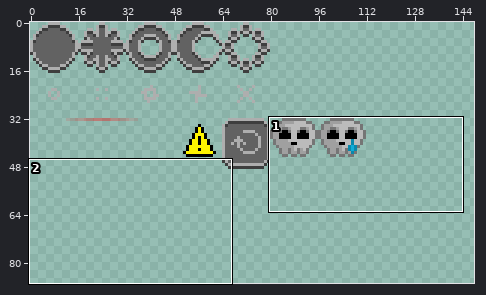
File history of a sprite sheet, res/tiles.png. The picture above shows the old version from afar; the outline marks the close-up.
Close-up. Old version:
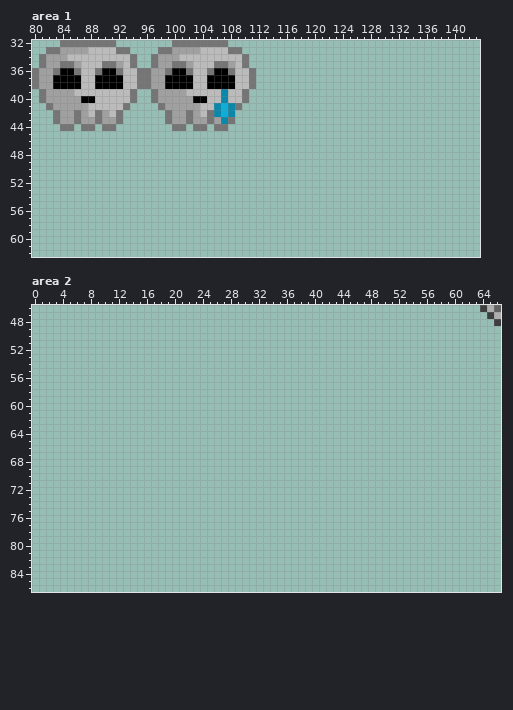
The file is 320x320 pixels. Pixels under 10% opacity are left out. Shown: area 1: x 80..143, y 32..62; area 2: x 0..66, y 46..86. The wide view leaves out empty margins.
New version:
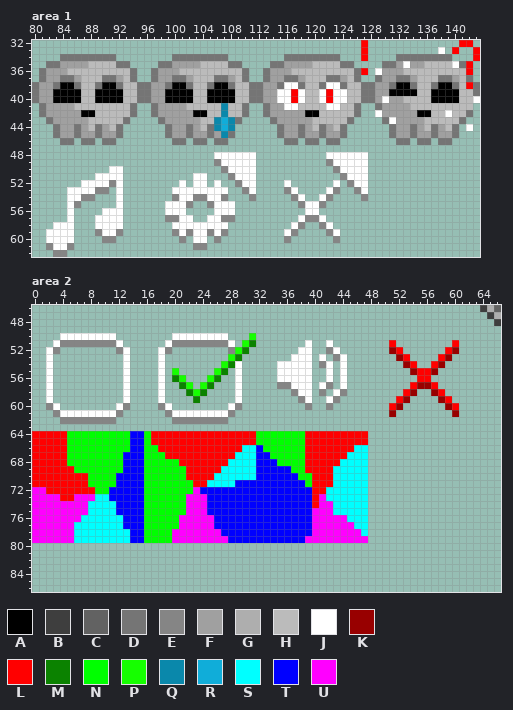
Palette (. is transparent): A #000000  B #3e3e3e  C #626262  D #757575  E #858585  F #a0a0a0  G #aeaeae  H #bbbbbb  J #ffffff  K #980000  L #ff0000  M #0b8200  N #00ff00  P #16ff00  Q #0a88ab  R #10add9  S #00ffff  T #0000ff  U #ff00ff
From old to new:
Area 1:
y 32: x 84..91 DDDDDDDD -> ........; x 100..107 DDDDDDDD -> ........; x 127 . -> L; x 141..142 .. -> LL
y 33: x 82..93 DDFFFFHHHHDD -> ............; x 98..109 DDFFFFHHHHDD -> ............; x 127 . -> L; x 138 . -> J; x 140 . -> L; x 143 . -> L
y 34: x 81..94 DFFFHHHHHHHHHD -> ...DDDDDDDD...; x 97..110 DFFFHHHHHHHHHD -> ...DDDDDDDD...; x 116..123 ........ -> DDDDDDDD; x 127 . -> L; x 132..139 ........ -> DDDDDDDD; x 143 . -> L
y 35: x 81..85 DFFDD -> .DDFF; x 87 H -> F; x 90..94 DDFHD -> HHDD.; x 97..101 DFFDD -> .DDFF; x 103 H -> F; x 106..110 DDFHD -> HHDD.; x 114..125 ............ -> DDFFFFHHHHDD; x 130..142 ............. -> DDFJFFHHHHJDL
y 36: x 80..81 DF -> .D; x 83..86 DAAD -> FFHH; x 89..92 DAAD -> HHHH; x 94..97 HDDF -> D..D; x 99..102 DAAD -> FFHH; x 105..108 DAAD -> HHHH; x 110..111 HD -> D.; x 113..127 ............... -> DFFFHHHHHHHHHDL; x 129..142 .............. -> JFFFHHHHHHHHHL
y 37: x 80..81 DF -> .D; x 83..86 AAAA -> FDDF; x 89..92 AAAA -> HDDF; x 94..97 HDDF -> D..D; x 99..102 AAAA -> FDDF; x 105..108 AAAA -> HDDF; x 110..111 HD -> D.; x 113..126 .............. -> DFFDDFHHHDDFHD; x 129..142 .............. -> DFFDDFHHHDDFHD
y 38: x 83 A -> D; x 86 A -> D; x 89 A -> D; x 92 A -> D; x 99 A -> D; x 102 A -> D; x 105 A -> D; x 108 A -> D; x 112..143 ................................ -> DFFDJJDHHDJJDHHDDFFDAADHHDAADHLD
y 39: x 80..81 .D -> DF; x 83..86 FFFH -> AAAA; x 89..92 HHHH -> AAAA; x 94..97 D..D -> HDDF; x 99..102 FFFH -> AAAA; x 105..108 HHQH -> AAAA; x 110..143 D................................. -> HDDFFJJLJHHJLJJHHDDFFAAAAHHAAAAHHD
y 40: x 80..81 .D -> DF; x 83..92 FFFFAAHHHH -> AAAAHHAAAA; x 94..97 D..D -> HDDF; x 99..108 FFFFAAHHQH -> AAAAHHAAAA; x 110..143 D................................. -> HDDFFJJLJHHJLJJHHDDFJFFHHHHAAAAHHJ
y 41: x 81..82 .D -> DF; x 86..87 FF -> HH; x 93..94 D. -> HD; x 97..98 .D -> DF; x 102..103 FF -> HH; x 106..110 QRQD. -> HQHHD; x 113..126 .............. -> DFFJJHHHHJJHHD; x 129..142 .............. -> DFFFFHHHHHHHHH
y 42: x 81..83 ..D -> DFF; x 86..90 DFHDF -> FAAHH; x 92..94 D.. -> HHD; x 97..99 ..D -> DFF; x 102..110 DFHDQRQ.. -> FAAHHQHHD; x 113..126 .............. -> DFFFFFAAHHHHHD; x 129..142 .............. -> JFFFFFAAHHJHHD
y 43: x 82..83 .D -> DF; x 86 D -> F; x 88..93 FDFFD. -> HHHHHD; x 98..99 .D -> DF; x 102 D -> F; x 104..109 FDFQD. -> HHQRQD; x 114..125 ............ -> DFFFFFHHHHHD; x 130..141 ............ -> DJFFFFHHHHHD
y 44: x 83..92 .DD.DD.DD. -> DFFDFHDFHD; x 99..108 .DD.DD.DD. -> DFFDFHDQRQ; x 115..124 .......... -> DFFDFHDFHD; x 131..140 .......... -> DFFDFHDFHD; x 142 . -> J
y 45: x 83..92 .......... -> DFFDFFDFFD; x 99..108 .......... -> DFFDFFDFQD; x 115..124 .......... -> DFFDFFDFFD; x 131..140 .......... -> DFFDFFDFFD
y 46: x 84..85 .. -> DD; x 87..88 .. -> DD; x 90..91 .. -> DD; x 100..101 .. -> DD; x 103..104 .. -> DD; x 106..107 .. -> DD; x 116..117 .. -> DD; x 119..120 .. -> DD; x 122..123 .. -> DD; x 132..133 .. -> DD; x 135..136 .. -> DD; x 138..139 .. -> DD
y 48: x 106..111 ...... -> JJJJJJ; x 122..127 ...... -> JJJJJJ
y 49: x 106..111 ...... -> EJJJJJ; x 122..127 ...... -> EJJJJJ
y 50: x 91..92 .. -> JJ; x 107..111 ..... -> EJJJJ; x 123..127 ..... -> EJJJJ
y 51: x 89..92 .... -> JJJJ; x 103..104 .. -> JJ; x 108..111 .... -> EJJJ; x 124..127 .... -> EJJJ
y 52: x 87..92 ...... -> JJJJEJ; x 101 . -> J; x 103..104 .. -> JJ; x 106 . -> J; x 109..111 ... -> EJJ; x 116 . -> J; x 123 . -> J; x 125..127 ... -> EJJ
y 53: x 85..90 ...... -> JJJJEE; x 92 . -> J; x 100..107 ........ -> JJJJJJJJ; x 110..111 .. -> EJ; x 116..117 .. -> EJ; x 122..123 .. -> JE; x 126..127 .. -> EJ
y 54: x 85..88 .... -> JJEE; x 92 . -> J; x 100..107 ........ -> EJJEEJJE; x 111 . -> E; x 117..118 .. -> EJ; x 121..122 .. -> JE; x 127 . -> E
y 55: x 85..86 .. -> JE; x 92 . -> J; x 99..102 .... -> JJJE; x 105..108 .... -> EJJJ; x 118..121 .... -> EJJE
y 56: x 85 . -> J; x 90..92 ... -> JJJ; x 99..101 ... -> JJJ; x 106..108 ... -> JJJ; x 119..120 .. -> JJ
y 57: x 85 . -> J; x 89..92 .... -> JJJJ; x 99..102 .... -> EEJJ; x 105..108 .... -> JJEE; x 118..121 .... -> JEEJ
y 58: x 83..85 ... -> JJJ; x 89..92 .... -> JJJJ; x 100..107 ........ -> JJJJJJJJ; x 117..118 .. -> JE; x 121..122 .. -> EJ
y 59: x 82..85 .... -> JJJJ; x 89..92 .... -> EJJE; x 100..107 ........ -> EJEJJEJE; x 116..117 .. -> JE; x 122..123 .. -> EJ
y 60: x 82..85 .... -> JJJJ; x 90..91 .. -> EE; x 101 . -> E; x 103..104 .. -> JJ; x 106 . -> E; x 116 . -> E; x 123 . -> E
y 61: x 82..85 .... -> EJJE; x 103..104 .. -> EE
y 62: x 83..84 .. -> EE
Area 2:
y 50: x 4..11 ........ -> JJJJJJJJ; x 20..27 ........ -> JJJJJJJJ; x 31 . -> P
y 51: x 3..12 .......... -> JEEEEEEEEJ; x 19..28 .......... -> JEEEEEEEEJ; x 30..31 .. -> PM; x 39 . -> J; x 42 . -> J; x 51 . -> L; x 60 . -> L
y 52: x 2..3 .. -> JE; x 12..13 .. -> EJ; x 18..19 .. -> JE; x 28..30 ... -> EPM; x 38..39 .. -> JJ; x 42..43 .. -> EJ; x 51..52 .. -> KL; x 59..60 .. -> LK
y 53: x 2 . -> J; x 13 . -> J; x 18 . -> J; x 28..29 .. -> PM; x 37..39 ... -> JJJ; x 41 . -> J; x 43..44 .. -> EJ; x 52..53 .. -> KL; x 58..59 .. -> LK
y 54: x 2 . -> J; x 13 . -> J; x 18 . -> J; x 27..29 ... -> PMJ; x 35..39 ..... -> JJJJJ; x 41..42 .. -> EJ; x 44 . -> J; x 53..54 .. -> KL; x 57..58 .. -> LK
y 55: x 2 . -> J; x 13 . -> J; x 18 . -> J; x 20 . -> P; x 26..27 .. -> PM; x 29 . -> J; x 35..39 ..... -> JJJJJ; x 42 . -> J; x 44 . -> J; x 54..57 .... -> KLLK
y 56: x 2 . -> J; x 13 . -> J; x 18 . -> J; x 20..21 .. -> MP; x 25..26 .. -> PM; x 29 . -> J; x 35..39 ..... -> JJJJJ; x 42 . -> J; x 44 . -> J; x 55..56 .. -> LL
y 57: x 2 . -> J; x 13 . -> J; x 18 . -> J; x 21..22 .. -> MP; x 24..25 .. -> PM; x 29 . -> J; x 35..39 ..... -> EEJJJ; x 41..42 .. -> JE; x 44 . -> J; x 54..57 .... -> LKKL
y 58: x 2 . -> J; x 13 . -> J; x 18 . -> J; x 22..24 ... -> MPM; x 29 . -> J; x 37..39 ... -> EJJ; x 41 . -> E; x 43..44 .. -> JE; x 53..54 .. -> LK; x 57..58 .. -> KL
y 59: x 2 . -> J; x 13 . -> J; x 18 . -> J; x 23 . -> M; x 29 . -> J; x 38..39 .. -> EJ; x 42..43 .. -> JE; x 52..53 .. -> LK; x 58..59 .. -> KL
y 60: x 2..3 .. -> EJ; x 12..13 .. -> JE; x 18..19 .. -> EJ; x 28..29 .. -> JE; x 39 . -> E; x 42 . -> E; x 51..52 .. -> LK; x 59..60 .. -> KL
y 61: x 3..12 .......... -> EJJJJJJJJE; x 19..28 .......... -> EJJJJJJJJE; x 51 . -> K; x 60 . -> K
y 62: x 4..11 ........ -> EEEEEEEE; x 20..27 ........ -> EEEEEEEE
y 64..65: x 0..47 ................................................ -> LLLLLNNNNNNNNNTTNLLLLLLLLLLLLLLLNNNNNNNLLLLLLLLL
y 66: x 0..47 ................................................ -> LLLLLNNNNNNNNNTTNNLLLLLLLLLLLLSSTNNNNNNLLLLLLLSS
y 67: x 0..47 ................................................ -> LLLLLNNNNNNNNTTTNNNLLLLLLLLLLSSSTTNNNNNLLLLLLSSS
y 68: x 0..47 ................................................ -> LLLLLNNNNNNNNTTTNNNNNLLLLLLLSSSSTTTNNNNLLLLLSSSS
y 69: x 0..47 ................................................ -> LLLLLLNNNNNNNTTTNNNNNNLLLLLSSSSSTTTTTNNLLLLSSSSS
y 70: x 0..47 ................................................ -> LLLLLLLLNNNNTTTTNNNNNNLLLLSSSSSSTTTTTTNNLLLSSSSS
y 71: x 0..47 ................................................ -> LLLLLLLLNNNNTTTTNNNNNNNLLSSSSTTTTTTTTTTNLLLSSSSS
y 72: x 0..47 ................................................ -> UULLLLLLLNNTTTTTNNNNNNNUTTTTTTTTTTTTTTTTLLSSSSSS
y 73: x 0..47 ................................................ -> UUUULLUUUSSTTTTTNNNNNNUUUTTTTTTTTTTTTTTTLUSSSSSS
y 74: x 0..47 ................................................ -> UUUUUUUUSSSSTTTTNNNNNNUUUTTTTTTTTTTTTTTTLUUSSSSS
y 75: x 0..47 ................................................ -> UUUUUUUUSSSSTTTTNNNNNNUUUTTTTTTTTTTTTTTTUUUSSSSS
y 76: x 0..47 ................................................ -> UUUUUUUSSSSSSTTTNNNNNUUUUUTTTTTTTTTTTTTTUUUUUSSS
y 77: x 0..47 ................................................ -> UUUUUUSSSSSSSTTTNNNNNUUUUUTTTTTTTTTTTTTTUUUUUUSS
y 78: x 0..47 ................................................ -> UUUUUUSSSSSSSSTTNNNNUUUUUUUTTTTTTTTTTTTTUUUUUUUS
y 79: x 0..47 ................................................ -> UUUUUUSSSSSSSSTTNNNNUUUUUUUUTTTTTTTTTTTUUUUUUUUU
